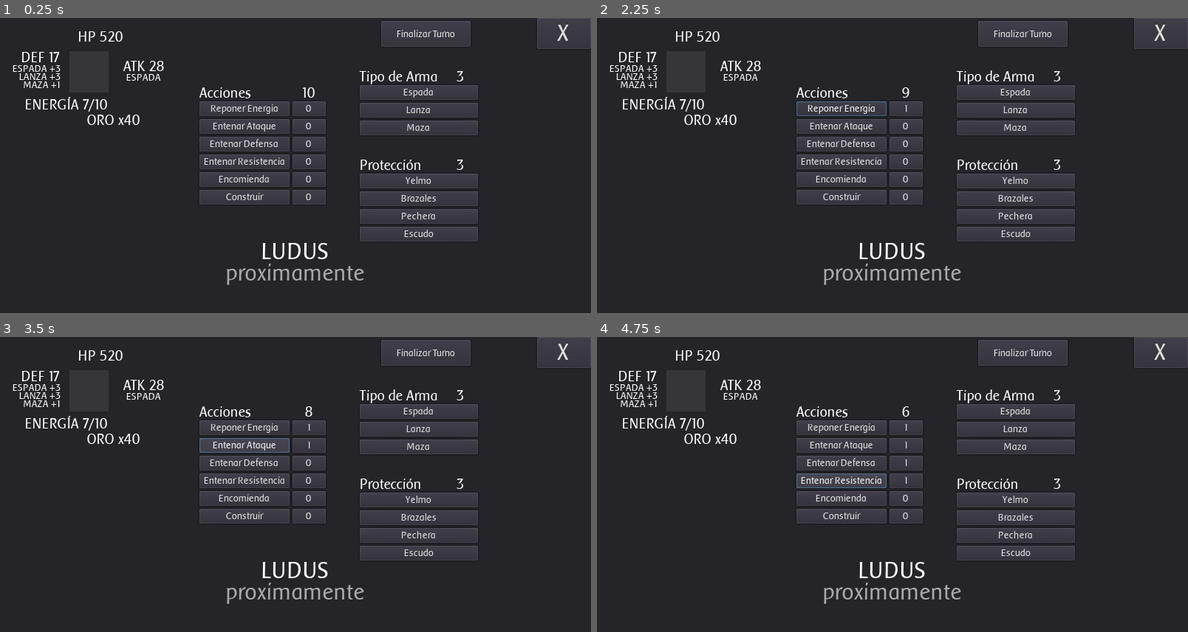
Above: before the commit, frames 1-4 (two rows, left to right).
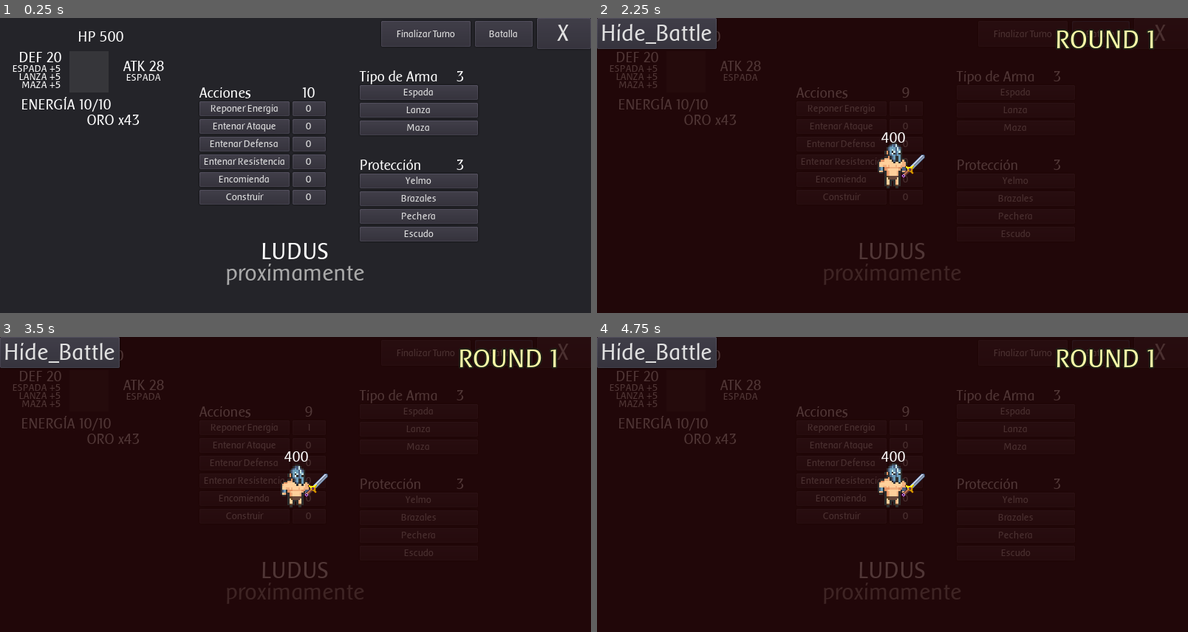
Above: after the commit, the same moments.

Repository: GabrielCancro/stone_age_firebase
Game: Godot game, scene res://Games/Ludus/Game.tscn
Two runs of this game, one before a commit and one after it. Both use one fixed random seed, a clock stepped at 60 frames per second and the inputs below. This scene is started directly instead of the project's main scene.
Inputs (mouse positions are in pixels of both pictures, inside the frame that each line leads up to):
- Up to frame 1 (0.25 s): no input
- Up to frame 2 (2.25 s): click "Finalizar Turno" at 0.5 s; click "Reponer Energia" at 1.25 s; click (1099, 32) at 2 s, where only the run after the commit has a clickable "Batalla"
- Up to frame 3 (3.5 s): click "Entenar Ataque" at 2.75 s
- Up to frame 4 (4.75 s): click "Entenar Defensa" at 3.5 s; click "Entenar Resistencia" at 4.25 s

The runs differ from the first frame. In frame 1, 1.2% of the frame differs, in the area x 3-91%, y 1-37%; in frame 2, 98%; in frame 3, 98%; in frame 4, 98%, in the area x 0-100%, y 0-100%.
Error after the commit: Invalid get index 'hp' (on base: 'Nil'). (res://Games/Ludus/Nodes/Chars.gd:11)

Commit message:
update

Diff:
--- a/Games/Ludus/ConfigVars.gd
+++ b/Games/Ludus/ConfigVars.gd
@@ -41,3 +41,17 @@
 		$Grid/duration/LineEdit.text = str(total_hs)
 	else: $Grid/duration/LineEdit.text = "?"
 	return correct
+
+func get_player_start_config():
+	return {
+		"hp":400,
+		"atk":20,
+		"atk_type":"ESPADA",
+		"def":10,
+		"def_esp":0,
+		"def_lan":0,
+		"def_maz":0,
+		"mo":0,
+		"en":10,
+		"en_max":10,
+	}
--- a/Games/Ludus/Game.tscn
+++ b/Games/Ludus/Game.tscn
@@ -81,6 +81,15 @@
 custom_fonts/font = ExtResource( 5 )
 text = "Finalizar Turno"
 
+[node name="ButtonBattle" type="Button" parent="Turner"]
+anchor_right = 1.0
+anchor_bottom = 1.0
+margin_left = 127.0
+margin_right = 84.0
+rect_min_size = Vector2( 0, 20 )
+custom_fonts/font = ExtResource( 5 )
+text = "Batalla"
+
 [node name="Chars" type="Control" parent="."]
 margin_right = 240.0
 margin_bottom = 184.0
@@ -204,10 +213,6 @@
 
 [node name="Tween" type="Tween" parent="Chars/add"]
 
-[node name="Battle" parent="." instance=ExtResource( 4 )]
-visible = false
-position = Vector2( 390, 160 )
-
 [node name="Actions" type="Panel" parent="."]
 margin_left = 270.0
 margin_top = 89.0
@@ -458,3 +463,6 @@
 rect_min_size = Vector2( 0, 20 )
 custom_fonts/font = ExtResource( 5 )
 text = "Escudo"
+
+[node name="Battle" parent="." instance=ExtResource( 4 )]
+visible = false
--- a/Games/Ludus/Ludus.gd
+++ b/Games/Ludus/Ludus.gd
@@ -7,13 +7,14 @@
 	"L":0,
 	"B":0
 }
+
 var rounds = 0
 
 # Called when the node enters the scene tree for the first time.
 func _ready():
 	randomize()
-	for i in range(7): new_round()
-	print(pjs)
+#	for i in range(7): new_round()
+#	print(pjs)
 
 func new_round():
 	rounds += 1
--- a/Games/Ludus/Nodes/Battle.gd
+++ b/Games/Ludus/Nodes/Battle.gd
@@ -1,18 +1,93 @@
 extends Node2D
 
 var Gladio = preload("res://Games/Ludus/nodes/Gladio.tscn")
-var cnt = 5
+onready var pjs = GC.GAME.players.keys()
+var hps = {}
+var battle_data
 
-# Called when the node enters the scene tree for the first time.
 func _ready():
+	var cnt = pjs.size()
 	var dist = 80 + cnt*8
+	visible = false
+	$ButtonHide.connect("button_down",self,"hide_battle")
 	$Gladio.queue_free()
 	for i in range(cnt):
 		var gl = Gladio.instance(cnt)
-		gl.position = Vector2(dist*cos(i*PI*2/cnt),dist*.5*sin(i*PI*2/cnt))
-		if gl.position.x>0: gl.scale.x *= -1
+		gl.name = "Gladio_"+pjs[i]
+		gl.position = Vector2(400,200) + Vector2(dist*cos(i*PI*2/cnt),dist*.5*sin(i*PI*2/cnt))
+		if gl.position.x>400: gl.get_node("Body").scale.x *= -1
 		add_child(gl)
 
-# Called every frame. 'delta' is the elapsed time since the previous frame.
-#func _process(delta):
-#	pass
+func show_battle():
+	randomize()
+	visible = true
+	create_battle_data()
+	play_battle()
+
+func hide_battle():
+	visible = false
+
+func create_battle_data():
+	battle_data = {
+		"start_hits":{},
+		"rounds":[],
+		"win":null,
+		"lives":GC.GAME.players.size(),
+	}
+	for p in pjs:
+		hps[p] = GC.GAME.players[p].hp
+		battle_data.start_hits[p] = hps[p]
+	while battle_data.lives>1:
+		battle_data.rounds.append( new_round_data() )
+	for p in pjs: if hps[p]>0: battle_data.win = p
+
+func new_round_data():
+	var round_data = []
+	var hits = []
+	for p in GC.GAME.players.keys():
+		if hps[p]>0: hits.append(p)
+	for p in GC.GAME.players.keys():
+		if hits.size()==0: break
+		var e = hits[ randi()%hits.size() ]
+		for i in range(10): if p==e: e = hits[ randi()%hits.size() ]
+		if p==e: continue
+		var atk = GC.GAME.players[p].atk * 5
+		var dam = floor( atk/2+rand_range(0,atk/2) )
+		hps[e] -= dam
+		if hps[e]<=0:
+			battle_data.lives -= 1
+			hps[e]=0
+		var str_line = p+"@"+e+"@"+str(dam)+"@"+str(hps[e])
+#		print(str_line)
+		round_data.append(str_line)
+		hits.erase(e)
+	return round_data
+
+func play_battle():
+	for p in pjs:
+		hps[p] = battle_data.start_hits[p]
+		get_node("Gladio_"+p+"/Label").text = str(hps[p])
+	var cntRound = 0
+	for oneRound in battle_data.rounds:
+		cntRound += 1
+		$Label.text = "ROUND "+str(cntRound)
+		yield(get_tree().create_timer(2),"timeout")
+		for ac in oneRound:
+			ac = ac.split("@")
+			var GLADIO = get_node("Gladio_"+ac[0])
+			var origin = get_node("Gladio_"+ac[0]).position
+			var destine = get_node("Gladio_"+ac[1]).position
+			$Tween.interpolate_property(GLADIO,"position",origin,destine,.2,Tween.TRANS_LINEAR,Tween.EASE_IN)
+			$Tween.start()
+			yield(get_tree().create_timer(.3),"timeout")
+			get_node("Gladio_"+ac[1]+"/Label").text = str(ac[3])
+			pop_hit(destine,ac[2])
+			$Tween.interpolate_property(GLADIO,"position",destine,origin,.2,Tween.TRANS_LINEAR,Tween.EASE_IN)
+			$Tween.start()
+			yield(get_tree().create_timer(2),"timeout")
+
+func pop_hit(pos,dam):
+	$PopHit/Label.text = "-"+str(dam)
+	$PopHit/Tween.interpolate_property($PopHit,"position",pos+Vector2(0,-50),pos+Vector2(0,-80),.5,Tween.TRANS_LINEAR,Tween.EASE_IN)
+	$PopHit/Tween.interpolate_property($PopHit,"modulate",Color(1,1,1,1),Color(1,1,1,0),.2,Tween.TRANS_LINEAR,Tween.EASE_IN,.3)
+	$PopHit/Tween.start()
--- a/Games/Ludus/Nodes/Battle.tscn
+++ b/Games/Ludus/Nodes/Battle.tscn
@@ -1,9 +1,59 @@
-[gd_scene load_steps=3 format=2]
+[gd_scene load_steps=5 format=2]
 
 [ext_resource path="res://Games/Ludus/nodes/Battle.gd" type="Script" id=1]
 [ext_resource path="res://Games/Ludus/nodes/Gladio.tscn" type="PackedScene" id=2]
+[ext_resource path="res://assets/font/themeA.tres" type="Theme" id=3]
+[ext_resource path="res://assets/font/font_big_outline.tres" type="DynamicFont" id=4]
 
 [node name="Battle" type="Node2D"]
 script = ExtResource( 1 )
 
+[node name="ColorRect" type="ColorRect" parent="."]
+anchor_right = 1.0
+anchor_bottom = 1.0
+margin_right = 800.0
+margin_bottom = 400.0
+color = Color( 0.129412, 0, 0, 0.784314 )
+
 [node name="Gladio" parent="." instance=ExtResource( 2 )]
+position = Vector2( 400, 200 )
+
+[node name="ButtonHide" type="Button" parent="."]
+margin_right = 12.0
+margin_bottom = 20.0
+theme = ExtResource( 3 )
+text = "Hide_Battle"
+
+[node name="Tween" type="Tween" parent="."]
+
+[node name="Label" type="Label" parent="."]
+modulate = Color( 0.996078, 1, 0.666667, 1 )
+margin_left = 600.0
+margin_top = 13.0
+margin_right = 778.0
+margin_bottom = 49.0
+theme = ExtResource( 3 )
+custom_fonts/font = ExtResource( 4 )
+text = "ROUND 1"
+align = 1
+
+[node name="PopHit" type="Node2D" parent="."]
+position = Vector2( 50, -28 )
+z_index = 100
+
+[node name="Tween" type="Tween" parent="PopHit"]
+
+[node name="Label" type="Label" parent="PopHit"]
+modulate = Color( 1, 0.321569, 0.321569, 1 )
+anchor_left = 0.5
+anchor_top = 0.5
+anchor_right = 0.5
+anchor_bottom = 0.5
+margin_left = -54.0
+margin_top = -18.0
+margin_right = 54.0
+margin_bottom = 18.0
+theme = ExtResource( 3 )
+custom_fonts/font = ExtResource( 4 )
+text = "-27"
+align = 1
--- a/Games/Ludus/Nodes/Chars.gd
+++ b/Games/Ludus/Nodes/Chars.gd
@@ -1,29 +1,13 @@
 extends Control
 
-var data = {
-	"hp":520,
-	"atk":28,
-	"atk_type":"ESPADA",
-	"def":17,
-	"def_esp":3,
-	"def_lan":3,
-	"def_maz":1,
-	"mo":40,
-	"en":7,
-	"en_max":10,
-}
+var data = {}
 
-# Declare member variables here. Examples:
-# var a = 2
-# var b = "text"
-
-
-# Called when the node enters the scene tree for the first time.
 func _ready():
 	$add.visible = false
 	update_chars()
 
 func update_chars():
+	data = GC.PLAYER
 	$hp.text = "HP "+str(data.hp)
 	$atk.text = "ATK "+str(data.atk)
 	$atk/type.text = data.atk_type
--- a/Games/Ludus/Nodes/Gladio.gd
+++ b/Games/Ludus/Nodes/Gladio.gd
@@ -8,7 +8,7 @@
 
 # Called when the node enters the scene tree for the first time.
 func _ready():
-	$AnimatedSprite.frame = randi()%9
+	$Body/AnimatedSprite.frame = randi()%9
 
 
 # Called every frame. 'delta' is the elapsed time since the previous frame.
--- a/Games/Ludus/Nodes/Gladio.tscn
+++ b/Games/Ludus/Nodes/Gladio.tscn
@@ -1,8 +1,26 @@
-[gd_scene load_steps=15 format=2]
+[gd_scene load_steps=17 format=2]
 
 [ext_resource path="res://Games/Ludus/assets/idle.png" type="Texture" id=1]
 [ext_resource path="res://Games/Ludus/nodes/Gladio.gd" type="Script" id=2]
 [ext_resource path="res://Games/Ludus/assets/items.png" type="Texture" id=3]
+[ext_resource path="res://assets/font/themeA.tres" type="Theme" id=4]
+[ext_resource path="res://assets/font/font_small.tres" type="DynamicFont" id=5]
+
+[sub_resource type="Animation" id=11]
+resource_name = "idle"
+loop = true
+tracks/0/type = "value"
+tracks/0/path = NodePath("Body/Sprite:position")
+tracks/0/interp = 1
+tracks/0/loop_wrap = true
+tracks/0/imported = false
+tracks/0/enabled = true
+tracks/0/keys = {
+"times": PoolRealArray( 0, 0.6, 0.8 ),
+"transitions": PoolRealArray( 1, 1, 1 ),
+"update": 0,
+"values": [ Vector2( 28, 1 ), Vector2( 28, -5 ), Vector2( 28, 1 ) ]
+}
 
 [sub_resource type="AtlasTexture" id=1]
 atlas = ExtResource( 1 )
@@ -48,37 +66,34 @@
 "speed": 10.0
 } ]
 
-[sub_resource type="Animation" id=11]
-resource_name = "idle"
-loop = true
-tracks/0/type = "value"
-tracks/0/path = NodePath("Sprite:position")
-tracks/0/interp = 1
-tracks/0/loop_wrap = true
-tracks/0/imported = false
-tracks/0/enabled = true
-tracks/0/keys = {
-"times": PoolRealArray( 0, 0.6, 0.8 ),
-"transitions": PoolRealArray( 1, 1, 1 ),
-"update": 0,
-"values": [ Vector2( 28, 1 ), Vector2( 28, -5 ), Vector2( 28, 1 ) ]
-}
-
 [node name="Gladio" type="Node2D"]
 script = ExtResource( 2 )
 
-[node name="AnimatedSprite" type="AnimatedSprite" parent="."]
+[node name="AnimationPlayer" type="AnimationPlayer" parent="."]
+anims/idle = SubResource( 11 )
+
+[node name="Body" type="Node2D" parent="."]
+
+[node name="AnimatedSprite" type="AnimatedSprite" parent="Body"]
 scale = Vector2( 0.6, 0.6 )
 frames = SubResource( 10 )
-frame = 5
+frame = 3
 playing = true
 
-[node name="Sprite" type="Sprite" parent="."]
-position = Vector2( 28, -3.24312 )
+[node name="Sprite" type="Sprite" parent="Body"]
+position = Vector2( 28, 1 )
 texture = ExtResource( 3 )
 hframes = 10
 vframes = 10
 frame = 2
 
-[node name="AnimationPlayer" type="AnimationPlayer" parent="."]
-anims/idle = SubResource( 11 )
+[node name="Label" type="Label" parent="."]
+margin_left = -42.0
+margin_top = -50.0
+margin_right = 45.0
+margin_bottom = -24.0
+theme = ExtResource( 4 )
+custom_fonts/font = ExtResource( 5 )
+text = "400"
+align = 1
+valign = 1
--- a/Games/Ludus/Nodes/Turner.gd
+++ b/Games/Ludus/Nodes/Turner.gd
@@ -8,6 +8,7 @@
 # Called when the node enters the scene tree for the first time.
 func _ready():
 	$Button.connect("button_down",self,"onEndTurn")
+	$ButtonBattle.connect("button_down",get_node("../Battle"),"show_battle")
 
 func onEndTurn():
 	$Button.disabled = true
@@ -17,8 +18,3 @@
 		Chars.add_char(ch,int(result[ch]))
 		yield(get_tree().create_timer(1.7),"timeout")
 	$Button.disabled = false
-
-
-# Called every frame. 'delta' is the elapsed time since the previous frame.
-#func _process(delta):
-#	pass
--- a/Games/StoneAge/ConfigVars.gd
+++ b/Games/StoneAge/ConfigVars.gd
@@ -56,3 +56,10 @@
 		$Grid/duration/LineEdit.text = str(duration)
 	else: $Grid/duration/LineEdit.text = "?"
 	return correct
+
+func get_player_start_config():
+	return {
+		"turn":0, "tool":0, "camp":0,"villager":5,"score":0,
+		"food":20,"wood":0,"adobe":0,"stone":0,"gold":0,"build":0,"looter":0,
+		"build_cards":[],"civ_cards":[],"civ_bonif":[],
+	}
--- a/Panels/NewGamePopup.gd
+++ b/Panels/NewGamePopup.gd
@@ -109,11 +109,7 @@
 	var game_name = "partida "+str(FM.DATA.games_id)
 	var players_data = {}
 	for nm in players:
-		players_data[nm.to_upper()] = {
-			"turn":0, "tool":0, "camp":0,"villager":5,"score":0,
-			"food":20,"wood":0,"adobe":0,"stone":0,"gold":0,"build":0,"looter":0,
-			"build_cards":[],"civ_cards":[],"civ_bonif":[],
-		}
+		players_data[nm.to_upper()] = ConfigVars.get_player_start_config()
 	FM.DATA.games[game_name] = {
 		"name":game_name,
 		"desc":$NewGame/TitleEdit.text,
